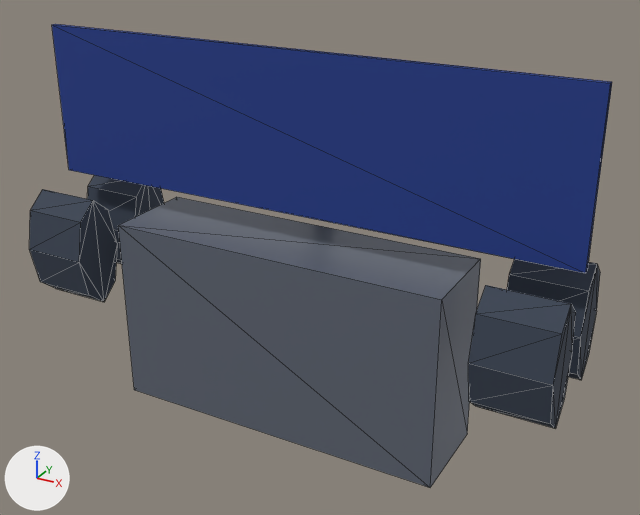
Before and after pictures for a commit that changed the glTF model tools/blender/staging/lunar_rover.glb.
One viewpoint serves both versions: a 50 mm lens placed at (2.1, -3.52, 2.7), pointed at (0.14, 0.05, 0.92). The axes (+X, +Y, +Z) are drawn at lower left. The lights are the same throughout. The older version comes first. Mesh edges are drawn as thin lines. Where no turn or scale is listed for an object, it has been applied to the vertices. Vertices at exactly the same position are counted once.

Names of what the first picture shows: 'chassis', 'solar', 'wheel_fl', 'wheel_fr', 'wheel_rl', 'wheel_rr'.
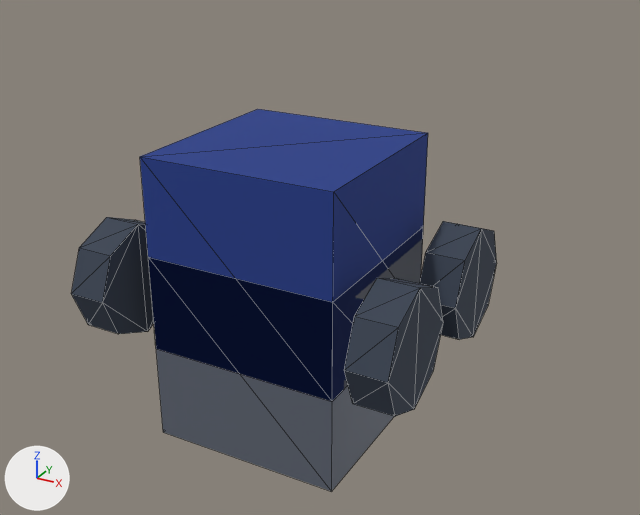
The change in detail:
me_chassis_mesh is used by ob_chassis; location (0.0, 0.0, -0.05).
me_chassis_mesh had 8 vertices, 12 faces and spanned x -0.9..0.9, y -0.25..0.25, z 0.05..1.05.
me_chassis_mesh now has 8 vertices, 12 faces and spans x -0.5..0.5, y -0.5..0.5, z -0.5..0.5.
me_chassis_mesh part 1: the whole mesh is scaled about its middle by (0.556, 2, 1), then moved by (0.0, 0.0, -0.55).
me_solar_mesh is used by ob_solar; location (0.0, 0.0, -0.05).
me_solar_mesh had 8 vertices, 12 faces and spanned x -1.44..1.44, y -0.01..0.01, z 1.2..2.0.
me_solar_mesh now has 8 vertices, 12 faces and spans x -0.5..0.5, y -0.5..0.5, z 0.0..1.0.
me_solar_mesh part 2: the whole mesh is scaled about its middle by (0.347, 33.3, 1.25), then moved by (0.0, 0.0, -1.1).
me_wheel_fl_mesh is used by ob_wheel_fl; location (0.0, 0.0, -0.05).
me_wheel_fl_mesh had 16 vertices, 28 faces and spanned x -1.44..-1.08, y 0.075..0.375, z 0.55..1.15.
me_wheel_fl_mesh now has 16 vertices, 28 faces and spans x -0.85..-0.65, y 0.08..0.68, z 0.0..0.6.
me_wheel_fl_mesh part 3: the whole mesh is scaled about its middle by (0.556, 2, 1), then moved by (0.51, 0.155, -0.55).
me_wheel_fr_mesh is used by ob_wheel_fr; location (0.0, 0.0, -0.05).
me_wheel_fr_mesh had 16 vertices, 28 faces and spanned x 1.08..1.44, y 0.075..0.375, z 0.55..1.15.
me_wheel_fr_mesh now has 16 vertices, 28 faces and spans x 0.65..0.85, y 0.08..0.68, z 0.0..0.6.
me_wheel_fr_mesh part 4: the whole mesh is scaled about its middle by (0.556, 2, 1), then moved by (-0.51, 0.155, -0.55).
me_wheel_rl_mesh is used by ob_wheel_rl; location (0.0, 0.0, -0.05).
me_wheel_rl_mesh had 16 vertices, 28 faces and spanned x -1.44..-1.08, y -0.375..-0.075, z 0.55..1.15.
me_wheel_rl_mesh now has 16 vertices, 28 faces and spans x -0.85..-0.65, y -0.68..-0.08, z 0.0..0.6.
me_wheel_rl_mesh part 5: the whole mesh is scaled about its middle by (0.556, 2, 1), then moved by (0.51, -0.155, -0.55).
me_wheel_rr_mesh is used by ob_wheel_rr; location (0.0, 0.0, -0.05).
me_wheel_rr_mesh had 16 vertices, 28 faces and spanned x 1.08..1.44, y -0.375..-0.075, z 0.55..1.15.
me_wheel_rr_mesh now has 16 vertices, 28 faces and spans x 0.65..0.85, y -0.68..-0.08, z 0.0..0.6.
me_wheel_rr_mesh part 6: the whole mesh is scaled about its middle by (0.556, 2, 1), then moved by (-0.51, -0.155, -0.55).
Object 'chassis' (ob_chassis) moves from (0.0, 0.0, -0.05) to (0.0, 0.0, 0.5).
Object 'solar' (ob_solar) moves from (0.0, 0.0, -0.05) to (0.0, 0.0, 0.5).
Object 'wheel_fl' (ob_wheel_fl) moves from (0.0, 0.0, -0.05) to (0.0, 0.0, 0.5).
Object 'wheel_fr' (ob_wheel_fr) moves from (0.0, 0.0, -0.05) to (0.0, 0.0, 0.5).
Object 'wheel_rl' (ob_wheel_rl) moves from (0.0, 0.0, -0.05) to (0.0, 0.0, 0.5).
Object 'wheel_rr' (ob_wheel_rr) moves from (0.0, 0.0, -0.05) to (0.0, 0.0, 0.5).

Location of each change, [x1, y1, x2, y2] in pixels of the pictures (640 x 515 px):
'solar', moved, rescaled (48% narrower, 17% taller): before [52, 24, 612, 273]; after [140, 109, 428, 401]
'chassis', rescaled: before [118, 197, 481, 488]; after [156, 239, 423, 491]
'wheel_rr', moved, rescaled (8% narrower): before [468, 285, 576, 429]; after [344, 278, 443, 416]
'wheel_rl', moved, rescaled: before [29, 189, 117, 302]; after [71, 217, 154, 334]
'wheel_fr', moved, rescaled: before [507, 259, 600, 380]; after [420, 221, 497, 340]
'wheel_fl', moved, rescaled (not visible afterwards): before [87, 175, 164, 264]
